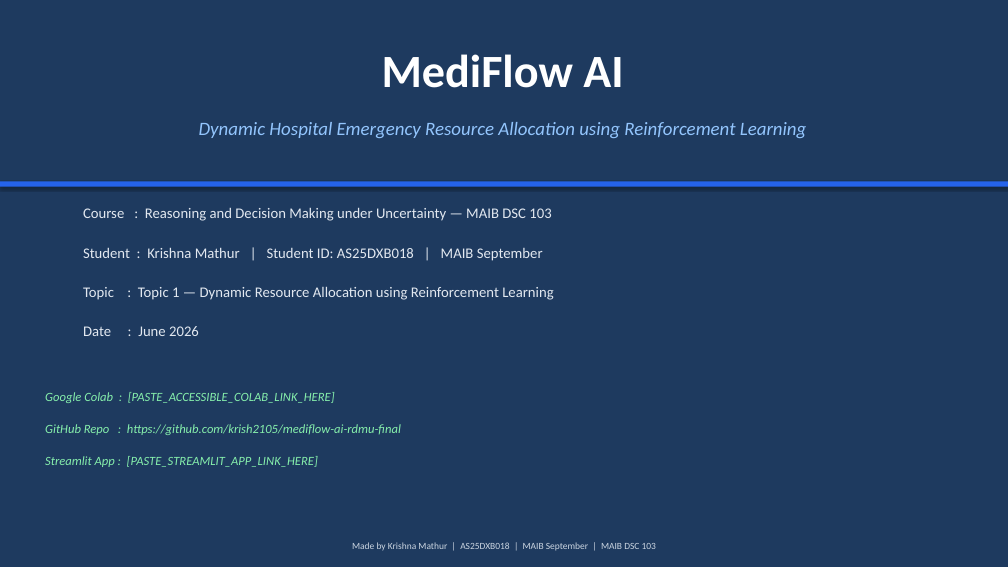
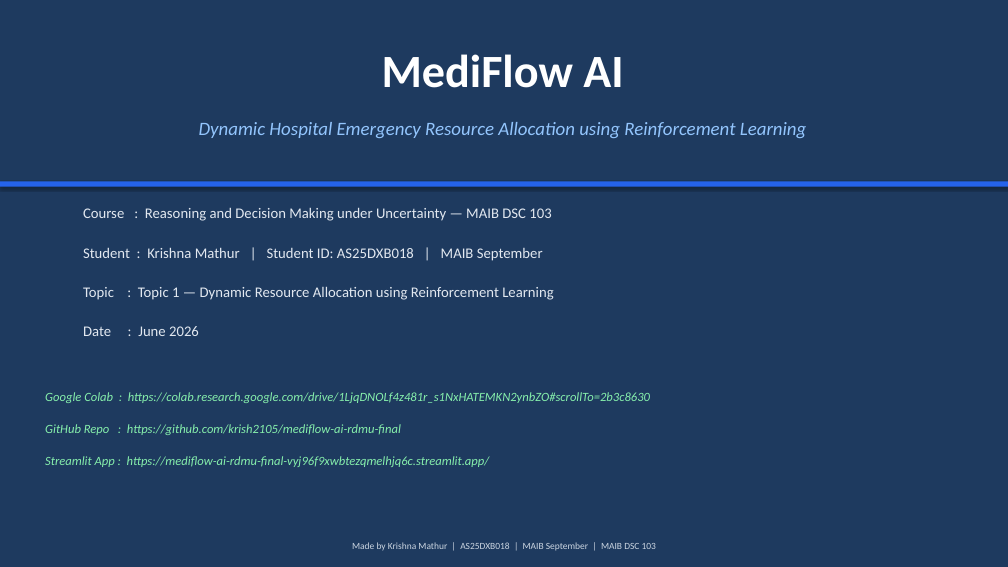
Before and after one commit to krish2105/mediflow-ai-rdmu-final, a slide deck: slide 1 of slides/MediFlowAI_RDMU_Final_Presentation.pptx. Drawn at 1008x567 pixels with LibreOffice and Linux fonts; fonts in the diff are those of the drawing. Boxes give left, top, right and bottom in pixels: in the first picture for what was removed or moved away, otherwise in the second. Text is boxed around its words. In the diff, an @@ line names an element or a change of style, - is before the commit and + after.

```diff
--- a/slides/MediFlowAI_RDMU_Final_Presentation.pptx
+++ b/slides/MediFlowAI_RDMU_Final_Presentation.pptx
@@ text at (45,392,650,403): text changed @@
-Google Colab : [PASTE_ACCESSIBLE_COLAB_LINK_HERE]
+Google Colab : https://colab.research.google.com/drive/1LjqDNOLf4z481r_s1NxHATEMKN2ynbZO#scrollTo=2b3c8630
@@ text at (45,456,490,467): text changed @@
-Streamlit App : [PASTE_STREAMLIT_APP_LINK_HERE]
+Streamlit App : https://mediflow-ai-rdmu-final-vyj96f9xwbtezqmelhjq6c.streamlit.app/
```
Also in this commit, not shown: 2 other slides changed, 4 other files.
